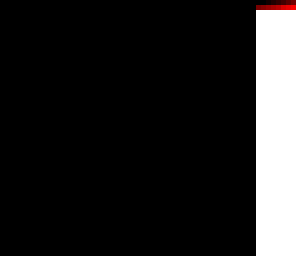
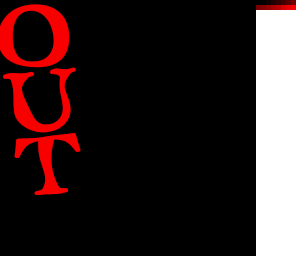
The second 296 x 256 image is a revision of the first. Changes to its layers:
added layer "OUT" above "Layer 1" over [0,4,81,195]
